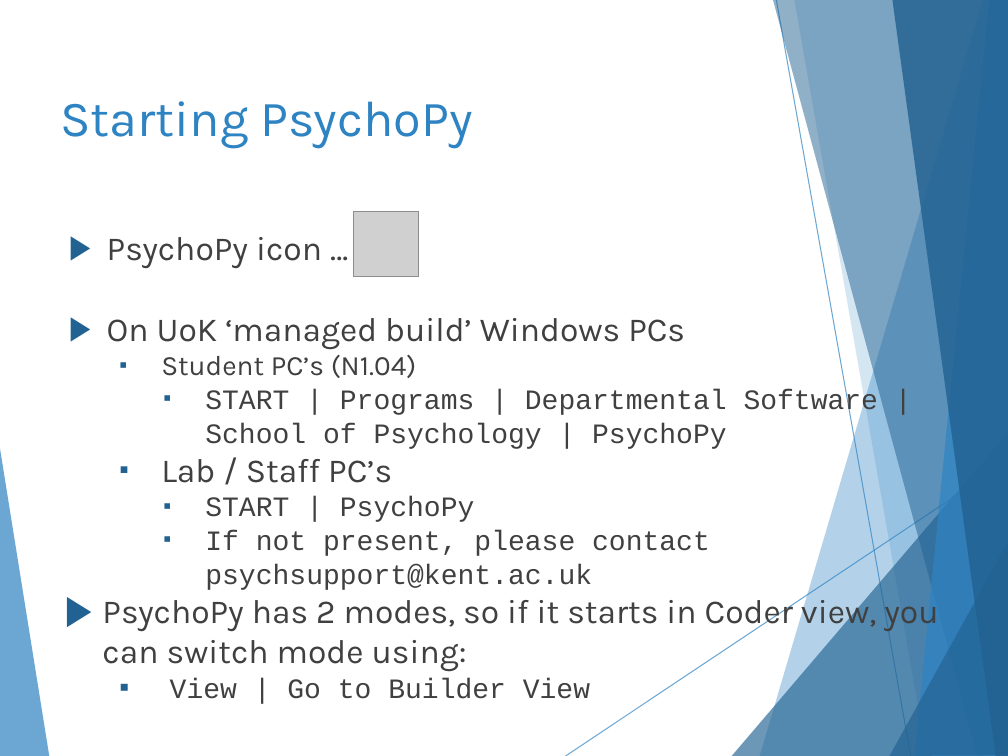
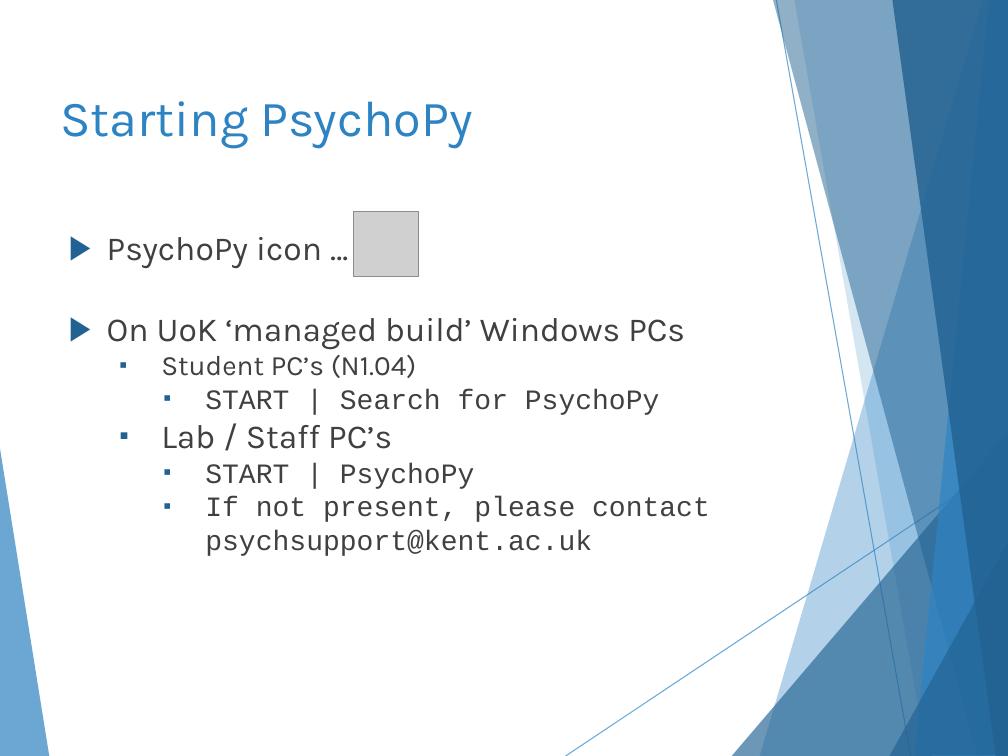
Before and after one commit to hlmpsy/psychopy_training, a slide deck: slide 7 of PsychoPy-Part1/PsychoPy-part1.pptx. Drawn at 1008x756 pixels with LibreOffice and Linux fonts; fonts in the diff are those of the drawing; grey boxes stand for pictures. Boxes give left, top, right and bottom in pixels: in the first picture for what was removed or moved away, otherwise in the second. Text is boxed around its words. In the diff, an @@ line names an element or a change of style, - is before the commit and + after.

```diff
--- a/PsychoPy-Part1/PsychoPy-part1.pptx
+++ b/PsychoPy-Part1/PsychoPy-part1.pptx
@@ text at bbox=[205, 389, 660, 415]: text changed @@
-    ▪ START | Programs | Departmental Software | School of Psychology | PsychoPy
+    ▪ START | Search for PsychoPy
@@ text at bbox=[102, 593, 938, 699]: paragraphs removed @@
-▶ PsychoPy has 2 modes, so if it starts in Coder view, you can switch mode using:
-  ▪ View | Go to Builder View
```
Also in this commit, not shown: 1 other slide changed, 11 other files.
